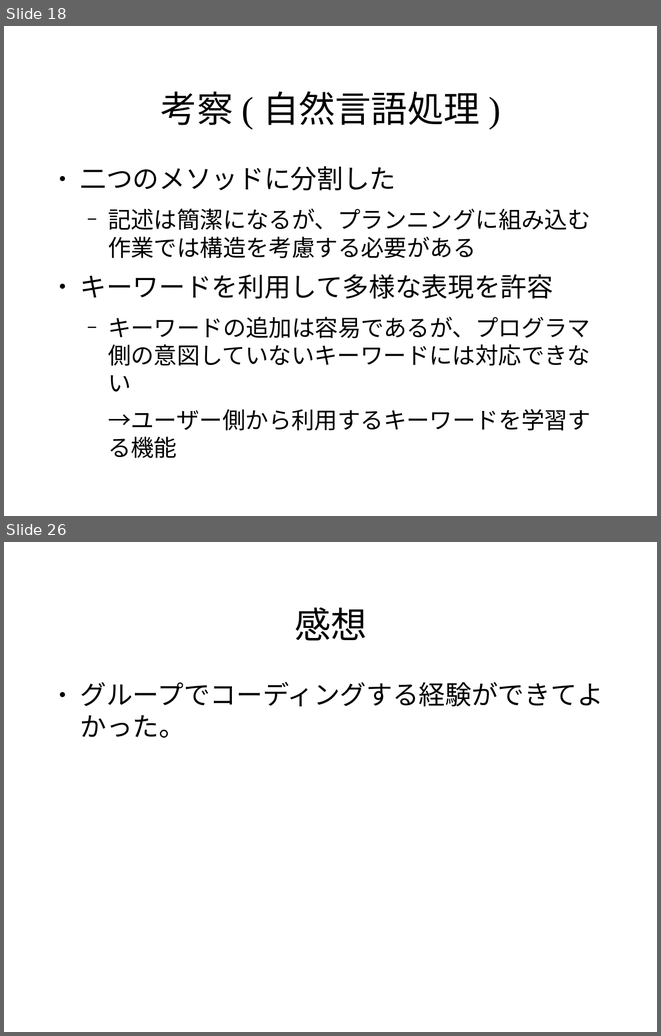
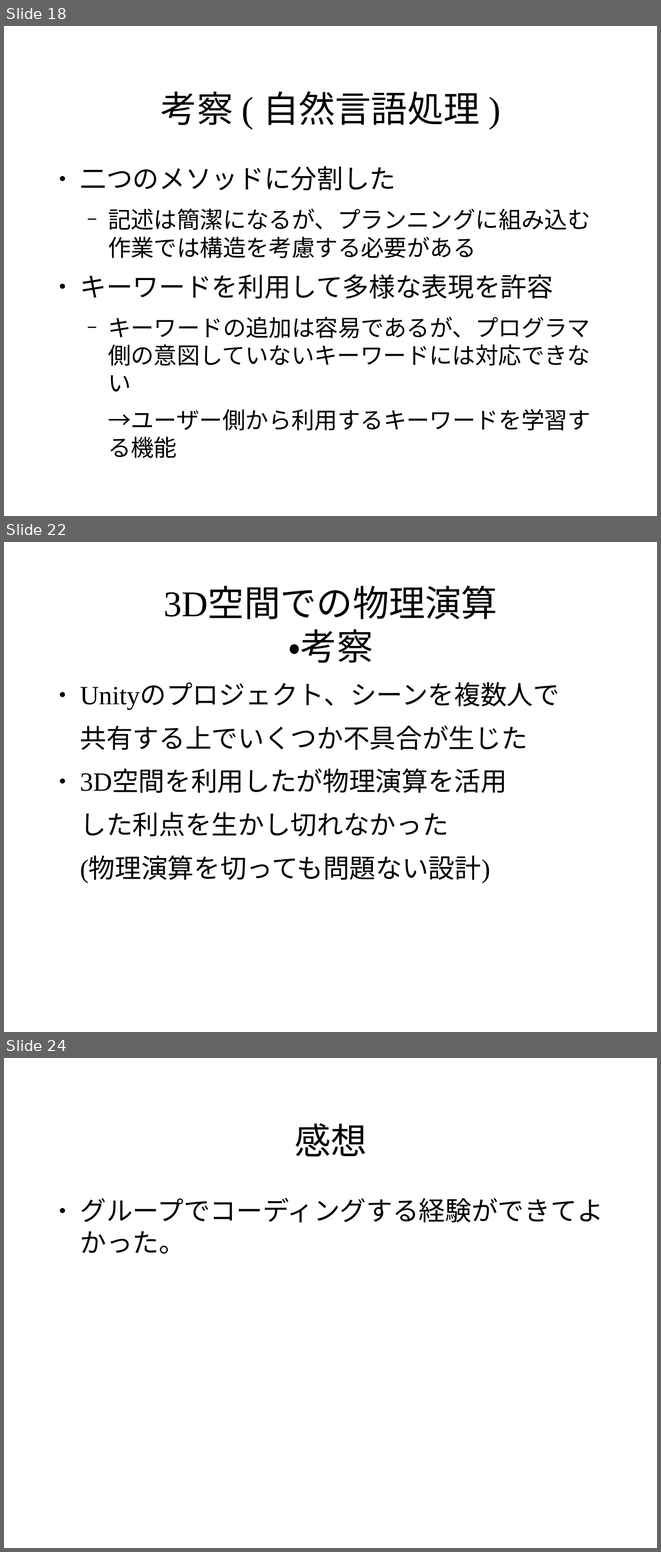
Before and after one commit to pamyupamyu/rep8, a slide deck: グループ1 発表スライド.odp. Shown one above the other, each under a label of ours: slides 18 and 26 before the commit, slides 18, 22 and 24 after it; the slides between them are not shown. The pictures are 661x1036 and 661x1552 pixels, drawn with LibreOffice and Linux fonts; fonts in the diff are those of the drawing; background and template pictures are left out. Boxes give left, top, right and bottom in pixels: in the first picture for what was removed or moved away, otherwise in the second. Text is boxed around its words. In the diff, an @@ line names an element or a change of style, - is before the commit and + after.

```diff
--- a/グループ1 発表スライド.odp
+++ b/グループ1 発表スライド.odp
@@ slide 22 added at box(4, 542, 657, 1032), background picture (left out) @@
@@ title added at box(164, 588, 497, 663), 44 pt, text #000000 @@
+3D空間での物理演算
+・考察
@@ text added at box(80, 684, 559, 883), 32 pt, text #000000 @@
+● Unityのプロジェクト、シーンを複数人で
+共有する上でいくつか不具合が生じた
+● 3D空間を利用したが物理演算を活用
+した利点を生かし切れなかった
+(物理演算を切っても問題ない設計)
@@ what was slide 26 is now slide 24 @@
```
Also in this commit, not shown: 2 slides changed, 2 other slides added, 5 slides removed.
